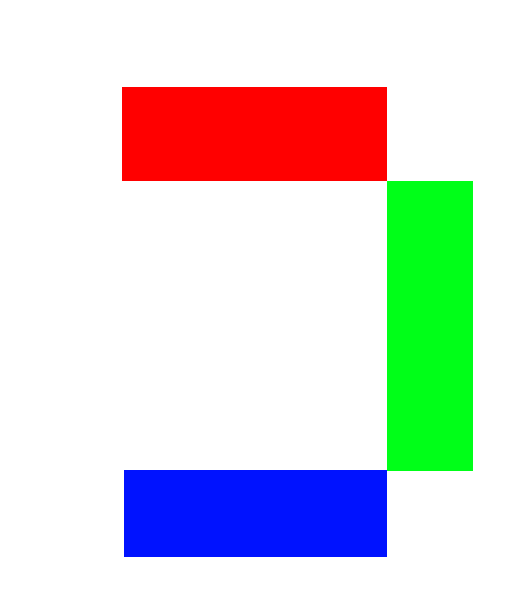
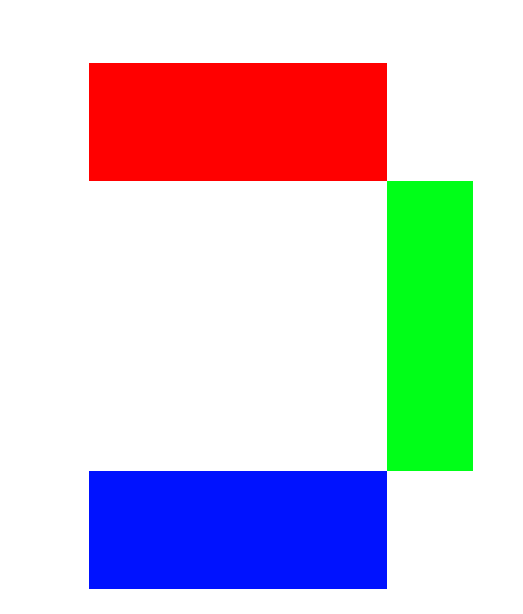
Layered file, before and after one edit (523 × 614). Changes by layer:
painted on "Top" over 89, 63, 387, 181
painted on "Bottom" over 89, 470, 387, 589
